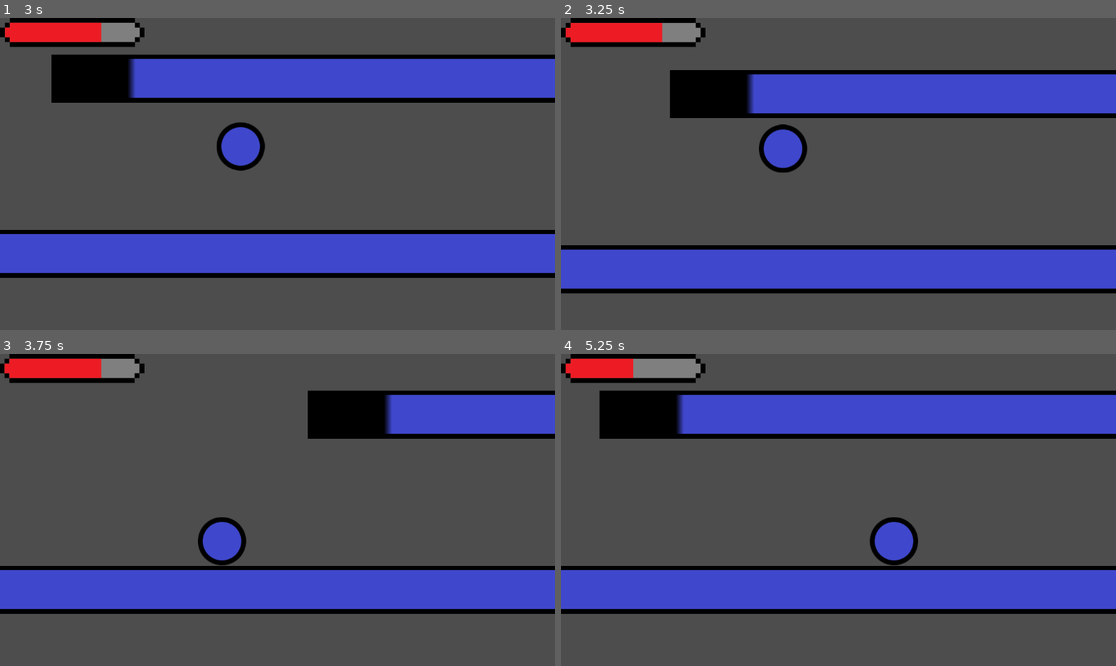
Above: before the commit, frames 1-4 (two rows, left to right).
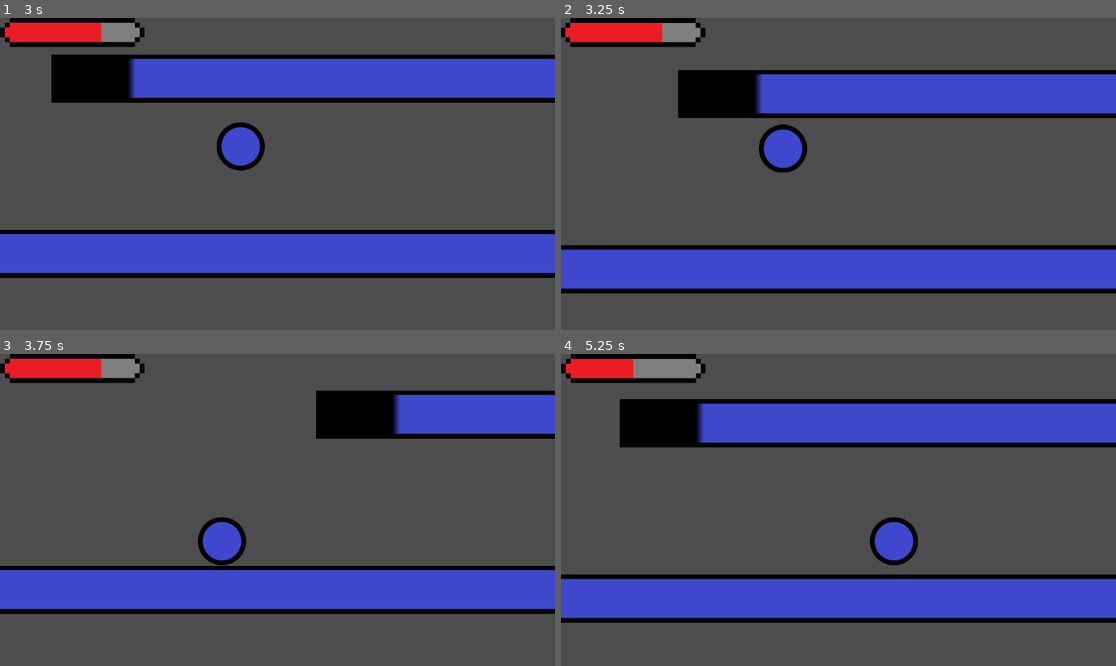
Above: after the commit, the same moments.

Repository: MetalBoy0/Bulgeon
Game: Godot game, scene res://Main Menu/MainMenu.tscn
The game is run twice, just before and just after one commit, with the same random seed, the same clock (stepped at 60 frames per second) and the same inputs.
Inputs (mouse positions are in pixels of both pictures, inside the frame that each line leads up to):
- Up to frame 1 (3 s): click "Start" at 0.5 s; move the mouse to (399, 158) at 1.27 s; hold D (move_right) 1.28-2 s; hold Shift (roll_attack) 1.28-2 s; click (399, 158) at 1.42 s; tap W (jump) at 1.52, 1.82 s; tap Space (groundpound_attack, bound only after the commit) at 1.55 s; tap Enter at 2 s; drag from (166, 189) to (249, 236) at 2.02 s; move the mouse to (333, 105) at 2.77 s; hold A (move_left) from 2.78 s (still down); hold W (jump) from 2.78 s (still down)
- Up to frame 2 (3.25 s): keep holding A (move_left); keep holding W (jump); tap Shift (roll_attack) at 3.05 s
- Up to frame 3 (3.75 s): release A (move_left) at 3.5 s; release W (jump) at 3.5 s; drag from (249, 572) to (111, 463) at 3.52 s
- Up to frame 4 (5.25 s): move the mouse to (1005, 556) at 4.27 s; hold D (move_right) 4.28-5 s; hold W (jump) 4.28-5 s; tap Space (groundpound_attack, bound only after the commit) at 4.35 s; drag from (672, 463) to (755, 432) at 5.02 s

Frame 1 is identical in both runs. In frame 2, 0.6% of the frame differs, in the area x 0-37%, y 0-33%; in frame 3, 0.6%; in frame 4, 17%, in the area x 0-100%, y 1-87%.

Commit message:
Ground Pound!

Diff:
--- a/Main.tscn
+++ b/Main.tscn
@@ -22,14 +22,16 @@
 maxHealth = 100
 hurtBox = NodePath("CollisionShape2D")
 hurtTimer = NodePath("Timer")
+maxRollHoldDuration = 2.0
+minRollHoldDuration = 0.5
+maxRollDuration = 0.25
+rollSpeed = 3000.0
+groundPoundSpeed = 4000.0
+groundPoundMaxDur = 2.0
 maxSpeed = 1000.0
 acceleration = 500.0
 jumpForce = 700.0
 drag = 5.0
-maxRollHoldDuration = 2.0
-minRollHoldDuration = 0.5
-maxRollDuration = 0.25
-rollSpeed = 3000.0
 
 [node name="Sprite2D" type="Sprite2D" parent="CharacterBody2D"]
 texture = ExtResource("2_nam2j")
--- /dev/null
+++ b/Player Stuff/PlayerAttacks.gd
@@ -0,0 +1,110 @@
+extends "PlayerMoves.gd"
+
+@export_category("Attacks")
+
+@export_group("Roll")
+@export var maxRollHoldDuration: float # The maximum duration to hold when charging a roll
+@export var minRollHoldDuration: float # The minimum duration to hold when charging a roll
+@export var maxRollDuration: float # The maximum duration a roll lasts
+@export var rollSpeed: float # How fast the roll is
+
+@export_group("Groundpound")
+@export var groundPoundSpeed: float
+@export var groundPoundMaxDur: float
+
+# Roll information
+var isRolling: bool = false
+var currentRollHold = 0; # How long the player has been charging roll
+var currentRollDur = 0; # How long the player has been rolling
+var finishRollDur = 0; # How long the current roll will last
+var rollDirection = 0;
+
+# Groundpound information
+var isGroundPound = false
+var currentGroundPoundDur = 0
+
+
+func handle_attacks(delta: float):
+
+
+	if !isRolling and !isDoingAttack:
+		# Charging roll
+		if Input.is_action_just_pressed("roll_attack"):
+			isChargingAttack = true
+			velocity.x = 0
+
+		if Input.is_action_pressed("roll_attack"):
+			# Count seconds that player is charging
+			currentRollHold += delta
+
+			# Also monitor the player keypresses to find the direction of roll
+			var dir = Input.get_axis("move_left","move_right")
+			if dir:
+				# If direction isn't zero (player has pressed move key)
+				lastDir = dir
+		else:
+			isChargingAttack = false
+
+
+		# Player releases roll button after holding it long enough
+		if Input.is_action_just_released("roll_attack") and currentRollHold > minRollHoldDuration:
+			# Find out how long to roll
+			finishRollDur = min(maxRollDuration, currentRollHold/maxRollHoldDuration * maxRollDuration)
+
+
+			isRolling = true
+			isDoingAttack = true
+			currentRollHold = 0
+
+			rollDirection = Input.get_axis("move_left","move_right") # Get the direction the player wants to move
+
+			# If the player isn't pressing any buttons
+			# Use the last direction for where to roll
+			if rollDirection == 0:
+				rollDirection = lastDir
+
+			# Set the last moved direction to the direction the player rolls
+			lastDir = rollDirection
+
+	elif isRolling:
+		# This part runs if the player is currently rolling
+		velocity.x = rollSpeed * rollDirection # Set player velocity to the roll speed
+		velocity.y = 0
+
+		currentRollDur += delta # Update roll duration
+
+		# If player finishes roll attack
+		if currentRollDur > finishRollDur:
+			currentRollDur = 0
+			isRolling = false
+			isDoingAttack = false
+			velocity.x = 0
+
+	if !isGroundPound and !isDoingAttack and !isChargingAttack:
+
+		# Activate groundpound if the player is in the air and not already performing an attack
+		if Input.is_action_just_pressed("groundpound_attack") and !is_on_floor():
+			isGroundPound = true
+			isDoingAttack = true
+			currentGroundPoundDur = 0
+
+	elif isGroundPound:
+		# Player is currently groundpounding
+		velocity.x = 0
+		velocity.y = groundPoundSpeed
+
+		# Player finishes roll attack
+		if currentGroundPoundDur > groundPoundMaxDur or is_on_floor():
+			isGroundPound = false
+			isDoingAttack = false
+
+		currentGroundPoundDur += delta
+
+# Called when the node enters the scene tree for the first time.
+func _ready():
+	pass # Replace with function body.
+
+
+# Called every frame. 'delta' is the elapsed time since the previous frame.
+func _process(delta):
+	pass
--- a/Player Stuff/PlayerContoller.gd
+++ b/Player Stuff/PlayerContoller.gd
@@ -1,4 +1,4 @@
-extends CharacterBody2D
+extends "PlayerAttacks.gd"
 
 signal healthChanged
 
@@ -7,138 +7,29 @@
 @export var hurtBox: CollisionShape2D
 @export var hurtTimer: Timer
 
+
 var isHurt: bool = false
 # DO NOT EDIT VALUES HERE
 # Edit them in the CharacterBody2D properties
-@export_category("Movement")
-@export var maxSpeed: float
-@export var acceleration: float
-@export var jumpForce: float
-@export var drag: float # Note: Currently drag only affects horizontal movement
-
-@export_category("Attacks")
-
-@export_group("Roll")
-@export var maxRollHoldDuration: float # The maximum duration to hold when charging a roll
-@export var minRollHoldDuration: float # The minimum duration to hold when charging a roll
-@export var maxRollDuration: float # The maximum duration a roll lasts
-@export var rollSpeed: float # How fast the roll is
-
-
-
-
-
-
 
 var gravity = ProjectSettings.get_setting("physics/2d/default_gravity")
-
-# Generic player stuff
-var isMoving: bool = false
-var isChargingAttack: bool = false # Is player charging up an attack
-var isDoingAttack: bool = false
-var lastDir: float = 1 # The last direction the player moved, used for deciding which way to roll
-
-# Roll information
-var isRolling: bool = false
-var currentRollHold = 0; # How long the player has been charging roll
-var currentRollDur = 0; # How long the player has been rolling
-var finishRollDur = 0; # How long the current roll will last
-var rollDirection = 0;
-
-func handle_attacks(delta: float):
-
-
-	if !isRolling:
-		# Charging roll
-		if Input.is_action_just_pressed("roll_attack"):
-			isChargingAttack = true
-			velocity.x = 0
-
-		if Input.is_action_pressed("roll_attack"):
-			# Count seconds that player is charging
-			currentRollHold += delta
-
-			# Also monitor the player keypresses to find the direction of roll
-			var dir = Input.get_axis("move_left","move_right")
-			if dir:
-				# If direction isn't zero (player has pressed move key)
-				lastDir = dir
-		else:
-			isChargingAttack = false
-
-		# Player releases roll button to attack
-		if Input.is_action_just_released("roll_attack") and currentRollHold > minRollHoldDuration:
-			# Find out how long to roll
-			finishRollDur = min(maxRollDuration, currentRollHold/maxRollHoldDuration * maxRollDuration)
-
-
-			isRolling = true
-			isDoingAttack = true
-			currentRollHold = 0
-
-			rollDirection = Input.get_axis("move_left","move_right") # Get the direction the player wants to move
-
-			# If the player isn't pressing any buttons
-			# Use the last direction for where to roll
-			if rollDirection == 0:
-				rollDirection = lastDir
-
-			# Set the last moved direction to the direction the player rolls
-			lastDir = rollDirection
-
-
-	else:
-		# This part runs if the player is currently rolling
-		velocity.x = rollSpeed * rollDirection # Set player velocity to the roll speed
-		velocity.y = 0
-
-		currentRollDur += delta # Update roll duration
-
-		# If player finishes roll attack
-		if currentRollDur > finishRollDur:
-			currentRollDur = 0
-			isRolling = false
-			isDoingAttack = false
-			velocity.x = 0
 
 # Runs every physics tick
 func _physics_process(delta):
 	# delta is how long it has been since the previous tick (in seconds)
 
 	# Process move inputs
-
-	# Prevent player from moving when charging an attack or preforming an attack
-	if !isChargingAttack and !isDoingAttack:
-
-		# Apply drag only if the player isn't pressing move buttons
-		if !isMoving:
-			velocity.x /= (1+drag*delta)
+	handle_attacks(delta)
+	handle_move(delta)
 
 
-		# Horizontal player movement
-		var direction = Input.get_axis("move_left","move_right")
+	# Gravity
+	if !is_on_floor() and (!isRolling or !isGroundPound):
+		velocity.y += gravity * delta
 
-		# If the player is pressing move_left or move_right buttons
-		if direction:
-			# Update velocity
-			# Move toward increments the velocity by acceleration while also maxing it at maxSpeed
-			velocity.x = direction*min(maxSpeed, abs(velocity.x)+acceleration)
-			# Update last dir variable
-			isMoving = true
-			lastDir = direction
-		else:
-			isMoving = false
+	move_and_slide() # Send movements to physics engine
 
-		# Player jump
-		if Input.is_action_just_pressed("jump") and is_on_floor():
-			velocity.y -= jumpForce
 
-	handle_attacks(delta)
-
-	# Gravity
-	if !is_on_floor() and !isRolling:
-		velocity.y += gravity * delta
-	move_and_slide()
 	if !isHurt:
 		if Input.is_mouse_button_pressed(MOUSE_BUTTON_LEFT):
 			#hurtByEnemy(hurtBox)
@@ -157,6 +48,7 @@
 	await hurtTimer.timeout
 	isHurt = false
 	healthChanged.emit()
+
 func _ready():
 	pass # Replace with function body.
 
--- /dev/null
+++ b/Player Stuff/PlayerMoves.gd
@@ -0,0 +1,49 @@
+extends CharacterBody2D
+
+# Generic player stuff
+var isMoving: bool = false
+var isChargingAttack: bool = false # Is player charging up an attack
+var isDoingAttack: bool = false
+var lastDir: float = 1 # The last direction the player moved, used for deciding which way to roll
+
+@export_category("Movement")
+@export var maxSpeed: float
+@export var acceleration: float
+@export var jumpForce: float
+@export var drag: float # Note: Currently drag only affects horizontal movement
+
+func handle_move(delta):
+	# Prevent player from moving when charging an attack or preforming an attack
+	if !isChargingAttack and !isDoingAttack:
+		print(isDoingAttack)
+		# Apply drag only if the player isn't pressing move buttons
+		if !isMoving:
+			velocity.x /= (1+drag*delta)
+
+
+		# Horizontal player movement
+		var direction = Input.get_axis("move_left","move_right")
+
+		# If the player is pressing move_left or move_right buttons
+		if direction:
+			# Update velocity
+			# Move toward increments the velocity by acceleration while also maxing it at maxSpeed
+			velocity.x = direction*min(maxSpeed, abs(velocity.x)+acceleration)
+			# Update last dir variable
+			isMoving = true
+			lastDir = direction
+		else:
+			isMoving = false
+
+		# Player jump
+		if Input.is_action_pressed("jump") and is_on_floor():
+			velocity.y -= jumpForce
+
+# Called when the node enters the scene tree for the first time.
+func _ready():
+	pass # Replace with function body.
+
+
+# Called every frame. 'delta' is the elapsed time since the previous frame.
+func _process(delta):
+	pass
--- a/project.godot
+++ b/project.godot
@@ -37,7 +37,17 @@
 "events": [Object(InputEventKey,"resource_local_to_scene":false,"resource_name":"","device":-1,"window_id":0,"alt_press …(182 unchanged characters)…
 ]
 }
+groundpound_attack={
+"deadzone": 0.5,
+"events": [Object(InputEventKey,"resource_local_to_scene":false,"resource_name":"","device":-1,"window_id":0,"alt_pressed":false,"shift_pressed":false,"ctrl_pressed":false,"meta_pressed":false,"pressed":false,"keycode":0,"physical_keycode":32,"key_label":0,"unicode":32,"echo":false,"script":null)
+]
+}
 
 [layer_names]
 
 2d_render/layer_1="GUI"
+roll_attack={
+"deadzone": 0.5,
+"events": [Object(InputEventKey,"resource_local_to_scene":false,"resource_name":"","device":-1,"window_id":0,"alt_pressed":false,"shift_pressed":false,"ctrl_pressed":false,"meta_pressed":false,"pressed":false,"keycode":0,"physical_keycode":4194325,"key_label":0,"unicode":0,"echo":false,"script":null)
+]
+}
